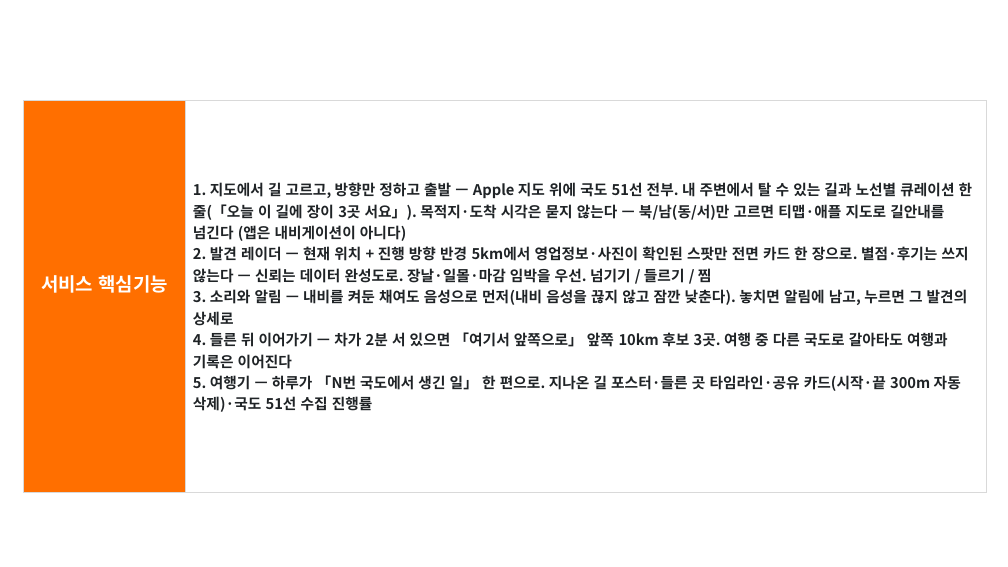
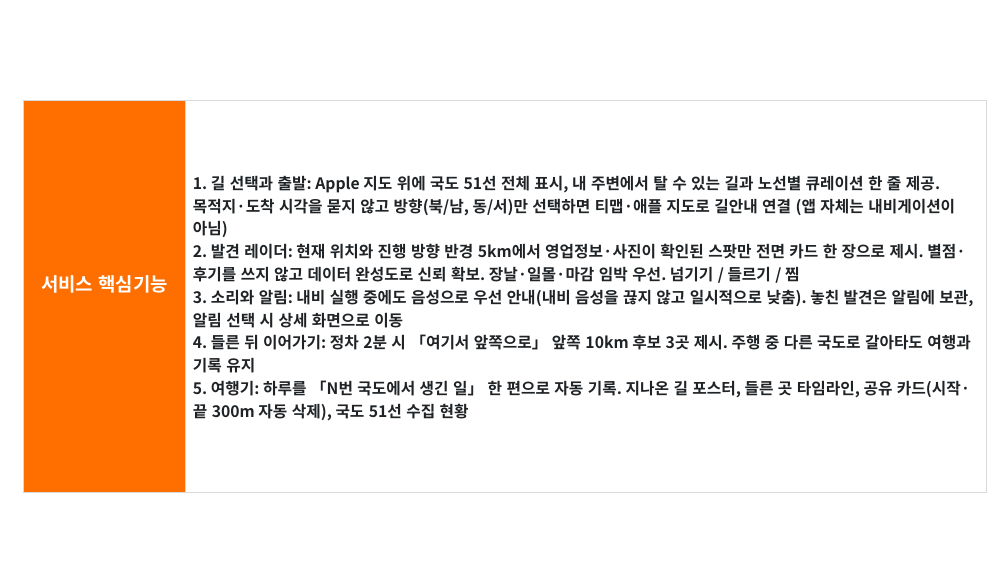
Before and after one commit to Hyee0ne/p-trip, a slide deck: slide 3 of docs/기능설명서_P의여행.pptx. Drawn at 1008x567 pixels with LibreOffice and Linux fonts; fonts in the diff are those of the drawing; background and template pictures are left out. Boxes give left, top, right and bottom in pixels: in the first picture for what was removed or moved away, otherwise in the second. Text is boxed around its words. In the diff, an @@ line names an element or a change of style, - is before the commit and + after.

```diff
--- a/docs/기능설명서_P의여행.pptx
+++ b/docs/기능설명서_P의여행.pptx
@@ table at [23,101,987,492] @@
-row 1, column 2: 1. 지도에서 길 고르고, 방향만 정하고 출발 — Apple 지도 위에 국도 51선 전부. 내 주변에서 탈 수 있는 길과 노선별 큐레이션 한 줄(「오늘 이 길에 장이 3곳 서요」). 목적지·도착 시각은 묻지 않는다 — 북/남(동/서)만 고르면 티맵·애플 지도로 길안내를 넘긴다 (앱은 내비게이션이 아니다) / 2. 발견 레이더 — 현재 위치 + 진행 방향 반경 5km에서 영업정보·사진이 확인된 스팟만 전면 카드 한 장으로. 별점·후기는 쓰지 않는다 — 신뢰는 데이터 완성도로. 장날·일몰·마감 임박을 우선. 넘기기 / 들르기 / 찜 / 3. 소리와 알림 — 내비를 켜둔 채여도 음성으로 먼저(내비 음성을 끊지 않고 잠깐 낮춘다). 놓치면 알림에 남고, 누르면 그 발견의 상세로 / 4. 들른 뒤 이어가기 — 차가 2분 서 있으면 「여기서 앞쪽으로」 앞쪽 10km 후보 3곳. 여행 중 다른 국도로 갈아타도 여행과 기록은 이어진다 / 5. 여행기 — 하루가 「N번 국도에서 생긴 일」 한 편으로. 지나온 길 포스터·들른 곳 타임라인·공유 카드(시작·끝 300m 자동 삭제)·국도 51선 수집 진행률
+row 1, column 2: 1. 길 선택과 출발: Apple 지도 위에 국도 51선 전체 표시, 내 주변에서 탈 수 있는 길과 노선별 큐레이션 한 줄 제공. 목적지·도착 시각을 묻지 않고 방향(북/남, 동/서)만 선택하면 티맵·애플 지도로 길안내 연결 (앱 자체는 내비게이션이 아님) / 2. 발견 레이더: 현재 위치와 진행 방향 반경 5km에서 영업정보·사진이 확인된 스팟만 전면 카드 한 장으로 제시. 별점·후기를 쓰지 않고 데이터 완성도로 신뢰 확보. 장날·일몰·마감 임박 우선. 넘기기 / 들르기 / 찜 / 3. 소리와 알림: 내비 실행 중에도 음성으로 우선 안내(내비 음성을 끊지 않고 일시적으로 낮춤). 놓친 발견은 알림에 보관, 알림 선택 시 상세 화면으로 이동 / 4. 들른 뒤 이어가기: 정차 2분 시 「여기서 앞쪽으로」 앞쪽 10km 후보 3곳 제시. 주행 중 다른 국도로 갈아타도 여행과 기록 유지 / 5. 여행기: 하루를 「N번 국도에서 생긴 일」 한 편으로 자동 기록. 지나온 길 포스터, 들른 곳 타임라인, 공유 카드(시작·끝 300m 자동 삭제), 국도 51선 수집 현황
```
Also in this commit, not shown: 9 other slides changed, 2 other files.
